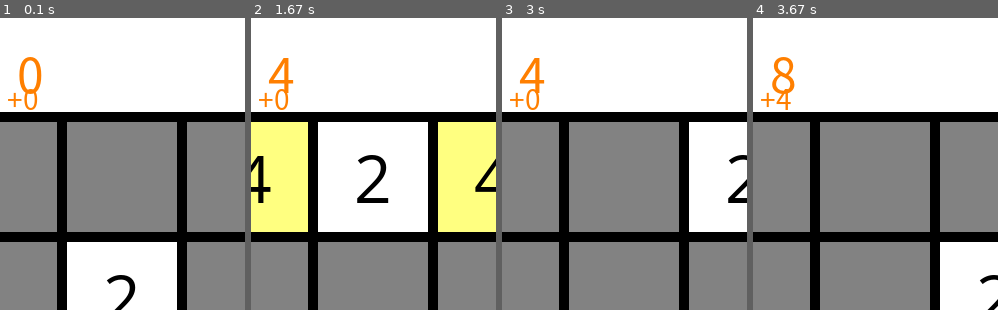
Above: before the commit, frames 1-4 (left to right).
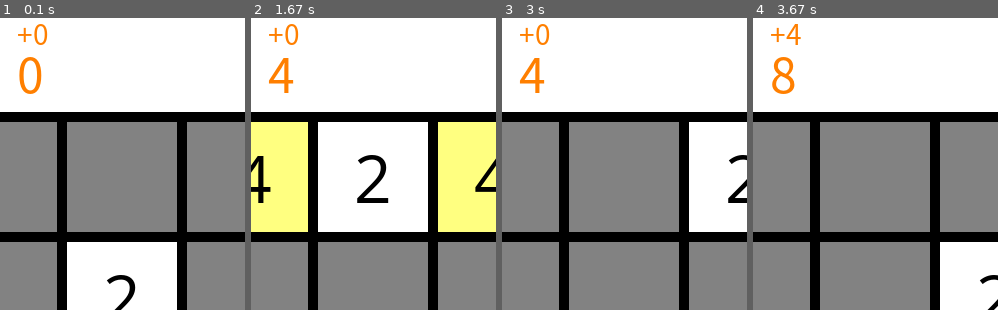
Above: after the commit, the same moments.

Repository: Roman-Blokhin/Python
Game: pygame game, started from my_code/game_2048/main.py
Same seed, same stepped clock (60 frames per second), same inputs: the game is played once before the commit and once after it.
Inputs:
- Up to frame 1 (0.1 s): no input
- Up to frame 2 (1.67 s): hold Right 0.33-0.8 s; hold Up 0.83-1.13 s; hold Right from 1.17 s (still down)
- Up to frame 3 (3 s): release Right at 1.72 s; hold Left 1.75-2.42 s; hold Down from 2.45 s (still down)
- Up to frame 4 (3.67 s): release Down at 3.27 s; hold Left from 3.3 s (still down)
The pictures show only the part of the screen within x 37-87%, y 0-50%; the shares and areas given below are measured in that part.

The runs differ from the first frame. In frame 1, 0.6% of the frame differs, in the area x 3-20%, y 2-32%; in frame 2, 0.6%; in frame 3, 0.6%; in frame 4, 0.5%.

Commit message:
6. Pygame. 2048. Вывод в консоль лучших игроков, изменение размещения значения очков

Diff:
--- a/my_code/game_2048/database.py
+++ b/my_code/game_2048/database.py
@@ -35,7 +35,7 @@
 print(get_best())
 
 # 4. закрываем курсор
-cur.close()
+# cur.close()  # 9 удаляем строчку закрытия курсора, потому что будем выводить данные в программу
 
 # -----------------------
 # SELECT ROWID, name, score FROM RECORDS - вывести данные из таблицы во вкладке sql
--- a/my_code/game_2048/main.py
+++ b/my_code/game_2048/main.py
@@ -1,6 +1,7 @@
 from logics import *
 import pygame
 import sys
+from database import get_best, cur  # 30. импортируем данные
 
 
 # 17. Переносим всю отрисовку интерфейса в функцию
@@ -19,10 +20,10 @@
     # 29.1 условие вывода дельты на экран
     if delta > 0:
         text_delta = font_delta.render(f'+{delta}', True, COLOR_TEXT)
-        screen.blit(text_delta, (190, 75))
+        screen.blit(text_delta, (200, 10))
     else:
         text_delta = font_delta.render(f'+0', True, COLOR_TEXT)
-        screen.blit(text_delta, (190, 75))
+        screen.blit(text_delta, (200, 10))
     # 15. Передвинули вывод массива в консоль перед отрисовкой игры, чтобы не было опоздания
     pretty_print(mas)
     # 13. рисуем квадраты игрового поля
@@ -97,6 +98,10 @@
 print(get_empty_list(mas))
 pretty_print(mas)
 
+# 30. выводим всех лучших игроков сначала в консоль
+for gamer in get_best():
+    print(gamer)
+
 draw_interface(score)  # 17.2 вставляем функцию отрисовки интерфейса
 pygame.display.update()  # 17.3 обновляем экран перед циклом, сразу игра будет видна
 
